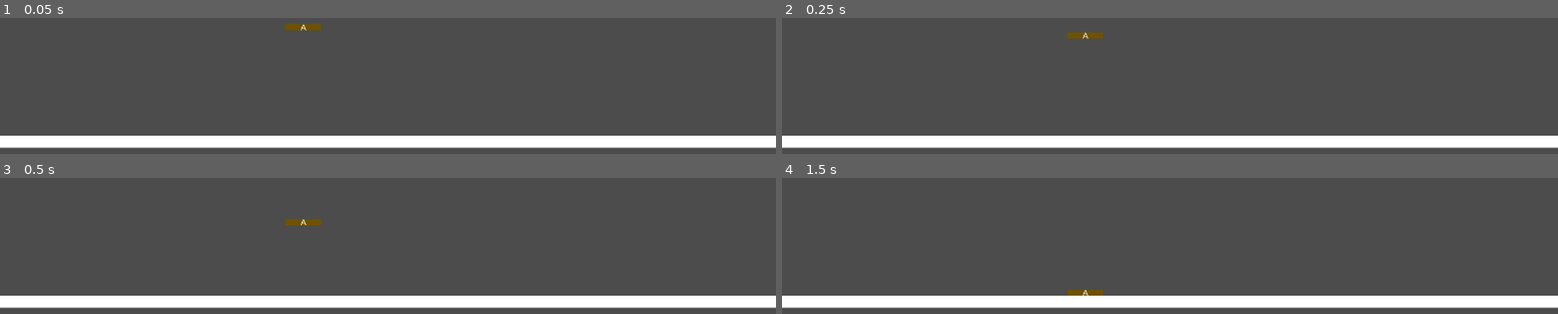
Above: before the commit, frames 1-4 (two rows, left to right).
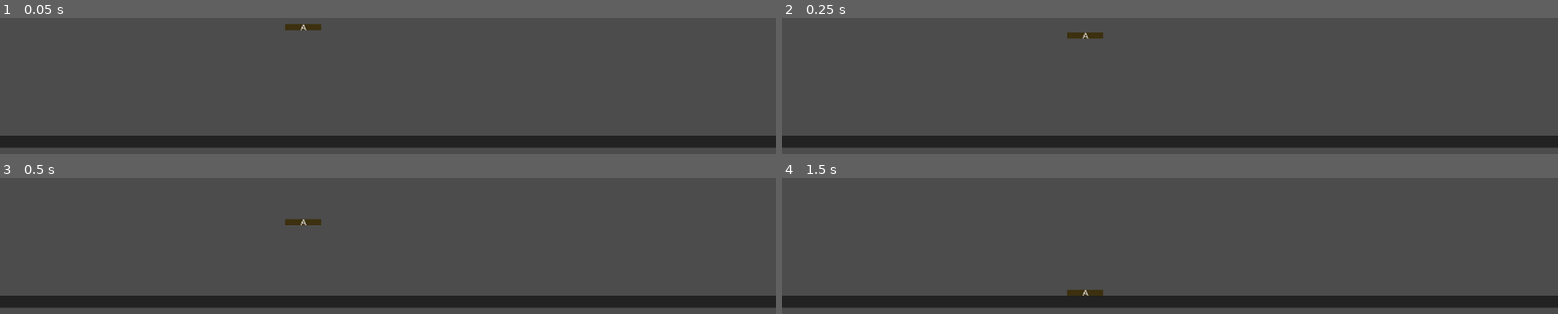
Above: after the commit, the same moments.

Repository: Indivicivet/AoC2022
Game: Godot game, scene res://day05.tscn
Same seed, same stepped clock (60 frames per second), same inputs: the game is played once before the commit and once after it.
Inputs:
- Up to frame 1 (0.05 s): no input
- Up to frame 2 (0.25 s): no input
- Up to frame 3 (0.5 s): no input
- Up to frame 4 (1.5 s): tap Enter at 0.5 s; tap Space at 1.25 s

The runs differ from the first frame. In frame 1, 9.4% of the frame differs, in the area x 0-100%, y 4-96%; in frame 2, 9.4%; in frame 3, 9.4%; in frame 4, 9.4%.

Commit message:
color tweaks :p

Diff:
--- a/day05/day05.tscn
+++ b/day05/day05.tscn
@@ -15,6 +15,7 @@
 shape = SubResource( 1 )
 
 [node name="Polygon2D" type="Polygon2D" parent="Floor"]
+color = Color( 0.137255, 0.137255, 0.137255, 1 )
 polygon = PoolVector2Array( -640, -10, 640, -10, 640, 10, -640, 10 )
 
 [node name="Box" type="RigidBody2D" parent="."]
@@ -24,7 +25,7 @@
 shape = SubResource( 2 )
 
 [node name="Polygon2D" type="Polygon2D" parent="Box"]
-color = Color( 0.435294, 0.32549, 0, 1 )
+color = Color( 0.239216, 0.192157, 0.0627451, 1 )
 polygon = PoolVector2Array( -30, -5, 30, -5, 30, 5, -30, 5 )
 
 [node name="RichTextLabel" type="RichTextLabel" parent="Box"]
